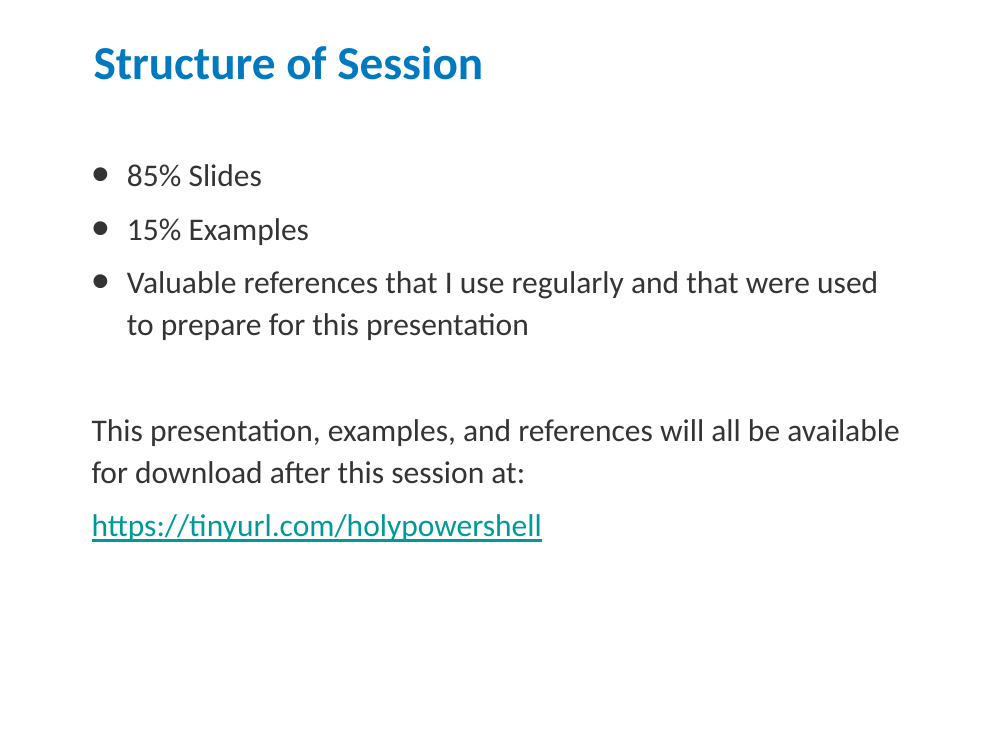
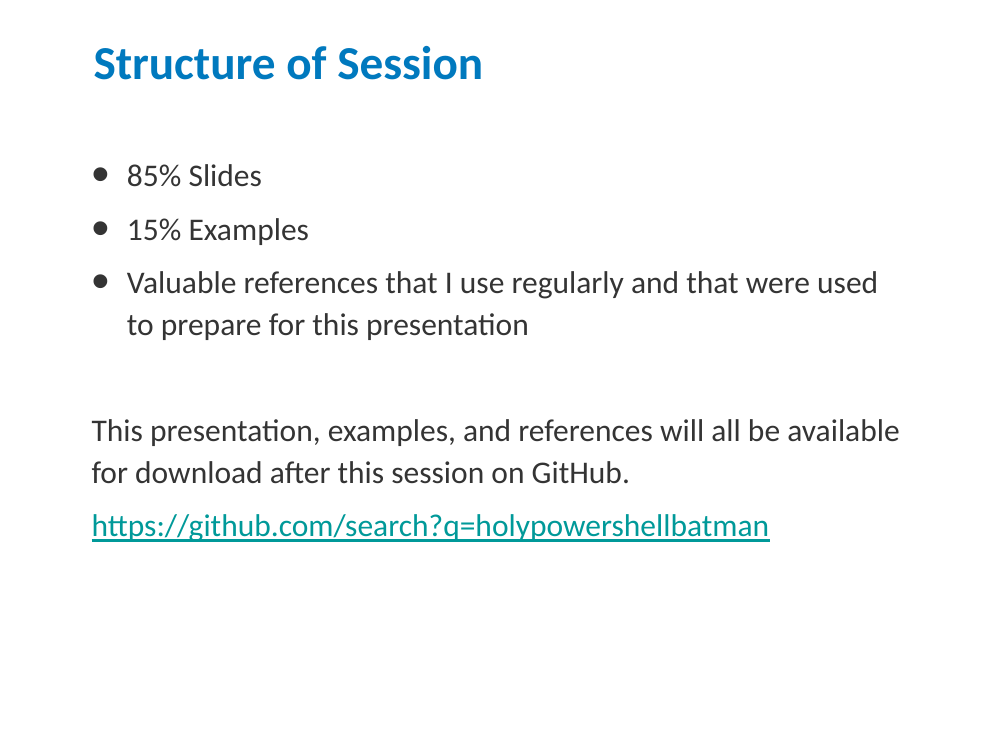
Before and after one commit to jrbirdmanFA/HolyPowerShellBATman, a slide deck: slide 6 of Holy PowerShell, BATman! - Dogfood Edition.pptx. Drawn at 1008x756 pixels with LibreOffice and Linux fonts; fonts in the diff are those of the drawing; background and template pictures are left out. Boxes give left, top, right and bottom in pixels: in the first picture for what was removed or moved away, otherwise in the second. Text is boxed around its words. In the diff, an @@ line names an element or a change of style, - is before the commit and + after.

```diff
--- a/Holy PowerShell, BATman! - Dogfood Edition.pptx
+++ b/Holy PowerShell, BATman! - Dogfood Edition.pptx
@@ text at [92, 419, 899, 542]: text changed @@
-This presentation, examples, and references will all be available for download after this session at:
-https://tinyurl.com/holypowershell
+This presentation, examples, and references will all be available for download after this session on GitHub.
+https://github.com/search?q=holypowershellbatman
```
Also in this commit, not shown: 1 other slide changed.
